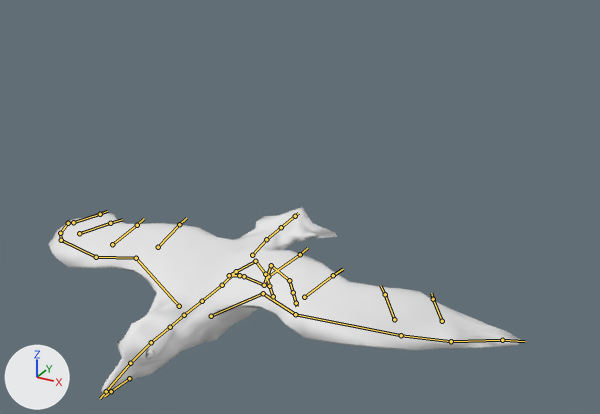
Renders of the Blender file rigs/bird/animation-bird-glide.blend from each side of a commit.
One viewpoint serves both versions: a 50 mm camera at (2.34, -3.41, 2.73) aimed at (0.39, 0.14, 0.96). Arrows for +X, +Y and +Z are at lower left; the lights stay in place. The first picture is the older version. Both versions are drawn at frame 7 of the action 'Glide'; the numbers are the values there. The bones that change, and the others that lie on the model, are drawn over the model as lines.

The first picture shows 'BirdMesh'.
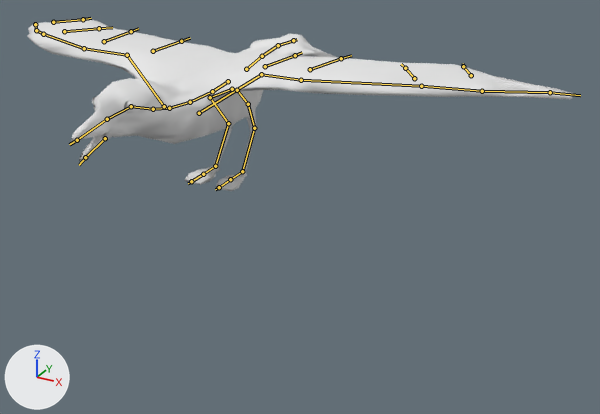
The edits, one by one:
Bone 'DRV_hips' (bone_drv_hips) moves from (0.0, -0.01, 0.012) to (-0.02, -0.135, -1.092).
Bone 'DRV_spine_1' (bone_drv_spine_1) turns from (5, 0, 0) to (0, 0, 0) degrees about its own x, y and z.
Bone 'DRV_spine_2' (bone_drv_spine_2) turns from (9, 0, 0) to (0, 0, 0) degrees about its own x, y and z.
Bone 'DRV_spine_3' (bone_drv_spine_3) turns from (7, 0, 0) to (0, 0, 0) degrees about its own x, y and z.
Bone 'DRV_head' (bone_drv_head) turns from (-17, 0, 0) to (0, 0, 0) degrees about its own x, y and z.
Bone 'DRV_mouth_lower' (bone_drv_mouth_lower) turns from (-29, 0, 0) to (0, 0, 0) degrees about its own x, y and z.
Bone 'DRV_wing_1_L' (bone_drv_wing_1_l) turns from (3, -1, -7) to (0, 0, 0) degrees about its own x, y and z.
Bone 'DRV_wing_2_L' (bone_drv_wing_2_l) turns from (-5, -3, 1) to (0, 0, 0) degrees about its own x, y and z.
Bone 'DRV_wing_3_L' (bone_drv_wing_3_l) turns from (-5, 0, 5) to (0, 0, 0) degrees about its own x, y and z.
Bone 'DRV_wing_4_L' (bone_drv_wing_4_l) turns from (-3, 0, 5) to (0, 0, 0) degrees about its own x, y and z.
Bone 'DRV_wing_5_L' (bone_drv_wing_5_l) turns from (-2, 0, 3) to (0, 0, 0) degrees about its own x, y and z.
Bone 'DRV_wing_1_R' (bone_drv_wing_1_r) turns from (3, 1, 7) to (0, 0, 0) degrees about its own x, y and z.
Bone 'DRV_wing_2_R' (bone_drv_wing_2_r) turns from (-5, 3, -1) to (0, 0, 0) degrees about its own x, y and z.
Bone 'DRV_wing_3_R' (bone_drv_wing_3_r) turns from (-5, 0, -5) to (0, 0, 0) degrees about its own x, y and z.
Bone 'DRV_wing_4_R' (bone_drv_wing_4_r) turns from (-3, 0, -5) to (0, 0, 0) degrees about its own x, y and z.
Bone 'DRV_wing_5_R' (bone_drv_wing_5_r) turns from (-2, 0, -3) to (0, 0, 0) degrees about its own x, y and z.
Bone 'DRV_tail_2' (bone_drv_tail_2) turns from (-4, 0, 0) to (0, 0, 0) degrees about its own x, y and z.
Bone 'DRV_tail_3' (bone_drv_tail_3) turns from (10, 0, 0) to (0, 0, 0) degrees about its own x, y and z.
Bone 'CTRL_Leg_L' (bone_ctrl_leg_l) moves from (0.0, 0.497, 0.203) to (0.0, 0.0, 1.1).
Bone 'CTRL_Leg_L' (bone_ctrl_leg_l) turns from (109, 0, 0) to (0, 0, 0) degrees about its own x, y and z.
Bone 'CTRL_Leg_R' (bone_ctrl_leg_r) moves from (0.0, 0.497, 0.203) to (0.0, 0.0, 1.1).
Bone 'CTRL_Leg_R' (bone_ctrl_leg_r) turns from (109, 0, 0) to (0, 0, 0) degrees about its own x, y and z.
Bone 'POLE_Leg_L' (bone_pole_leg_l) moves from (0.0, 0.328, 0.067) to (0.0, 0.0, 1.1).
Bone 'POLE_Leg_R' (bone_pole_leg_r) moves from (0.0, 0.328, 0.067) to (0.0, 0.0, 1.1).

What differs and where, as boxes (x1, y1, x2, y2) in the pictures (600 x 414 px):
'BirdMesh', posed (15% wider, 8% shorter)
    before: (48, 207, 520, 395)
    after: (28, 19, 573, 191)
